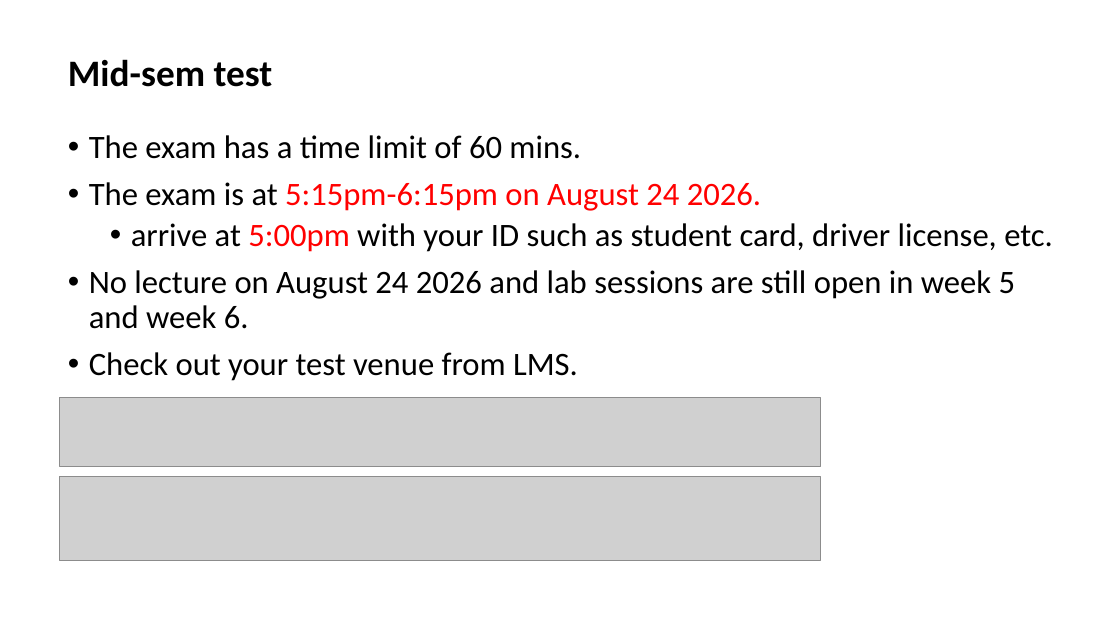
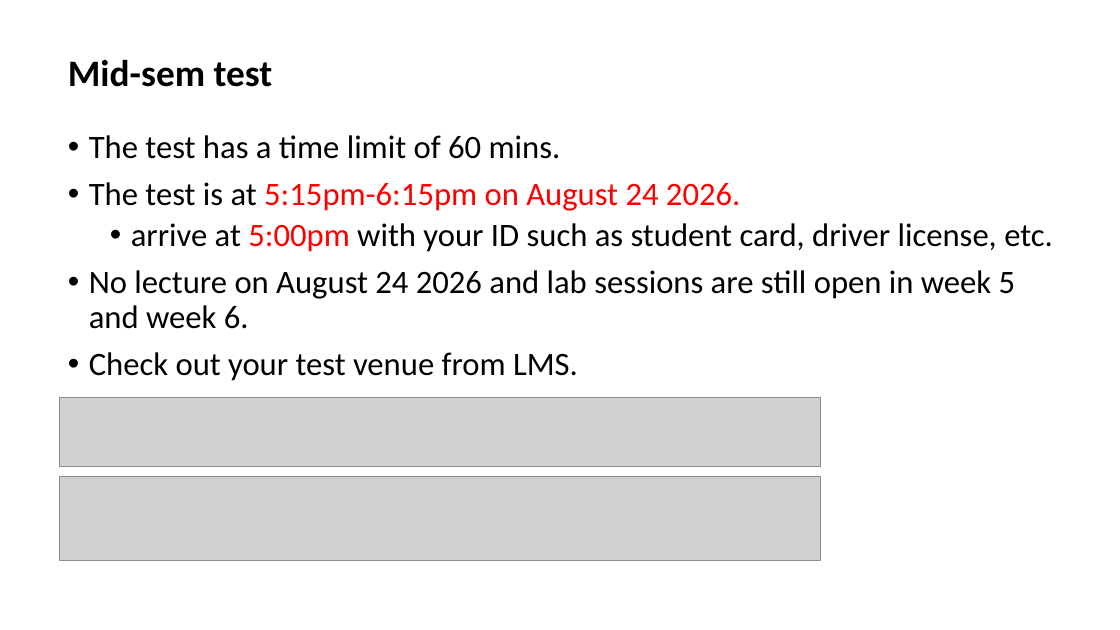
Before and after one commit to zhangzhics/CITS5503_Sem2, a slide deck: slide 58 of Live-lecture-slides/CITS5503Virtualization_DynamoDB_week4.pptx. Drawn at 1120x630 pixels with LibreOffice and Linux fonts; fonts in the diff are those of the drawing; grey boxes stand for pictures. Boxes give left, top, right and bottom in pixels: in the first picture for what was removed or moved away, otherwise in the second. Text is boxed around its words. In the diff, an @@ line names an element or a change of style, - is before the commit and + after.

Commit message:
corrected typos in slides of week 4

```diff
--- a/Live-lecture-slides/CITS5503Virtualization_DynamoDB_week4.pptx
+++ b/Live-lecture-slides/CITS5503Virtualization_DynamoDB_week4.pptx
@@ text at [89,135,740,211]: text changed @@
-• The exam has a time limit of 60 mins.
-• The exam is at 5:15pm-6:15pm on August 24 2026.
+• The test has a time limit of 60 mins.
+• The test is at 5:15pm-6:15pm on August 24 2026.
```
Also in this commit, not shown: 19 other slides changed.
